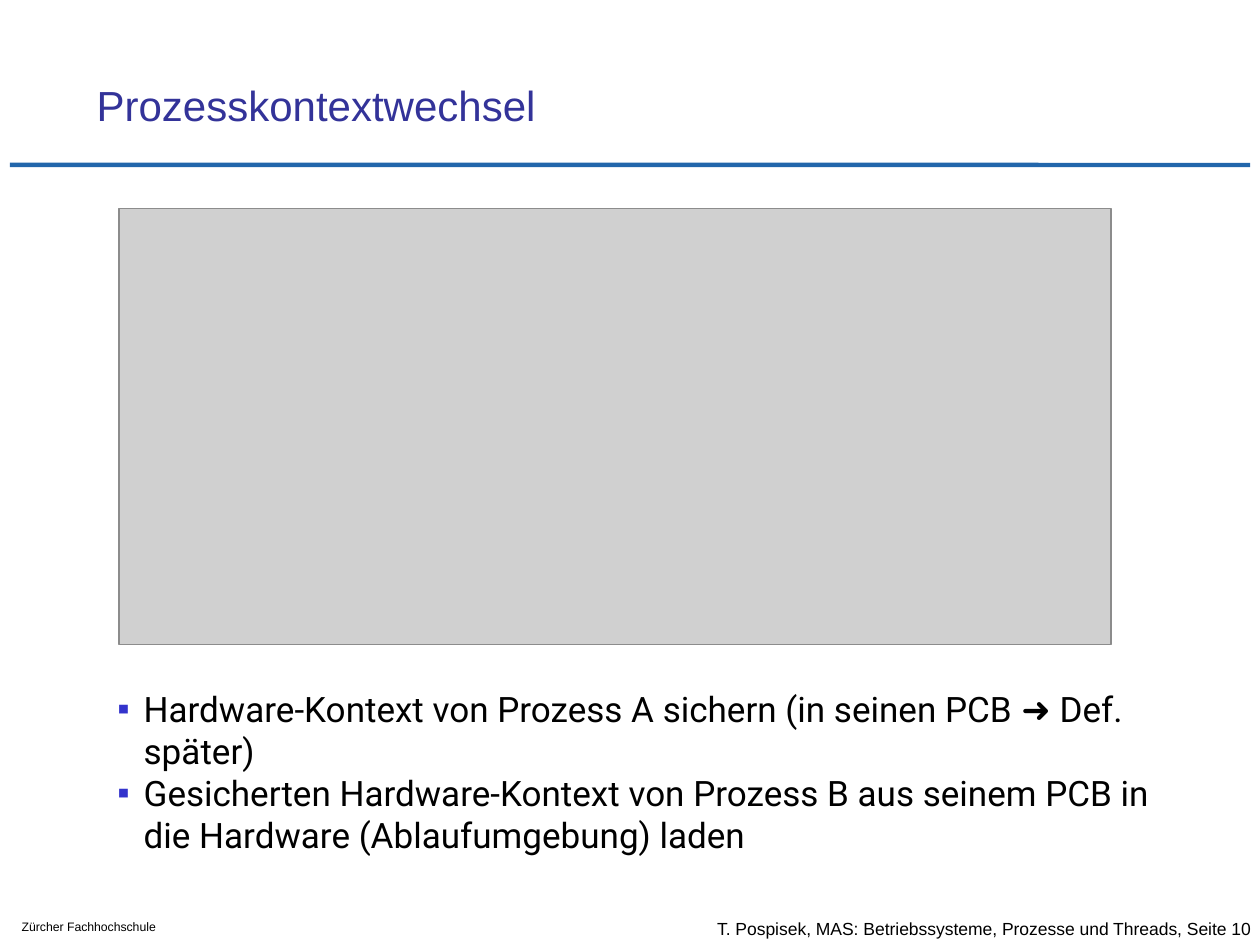
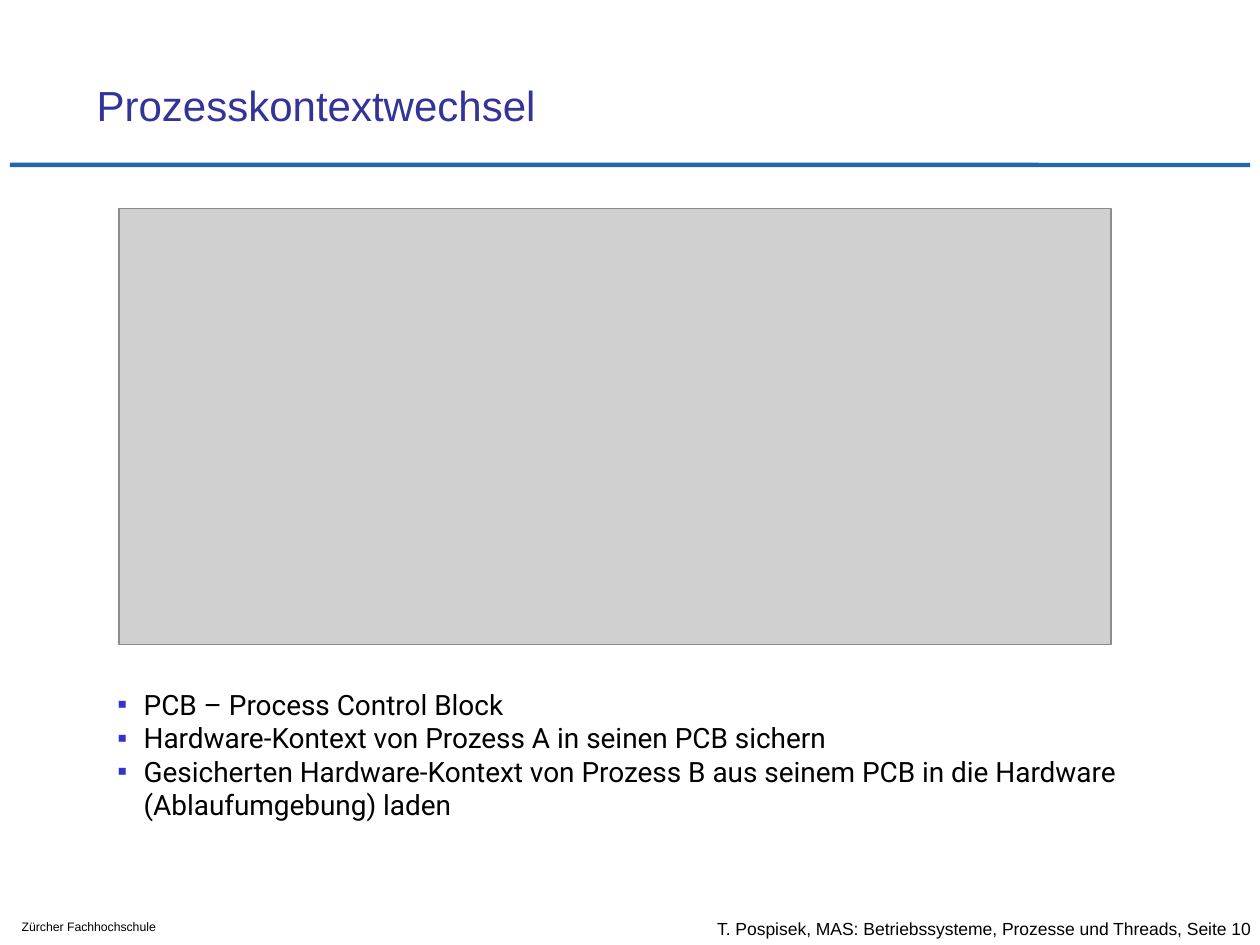
Before and after one commit to tpo/betriebssysteme, a slide deck: slide 10 of 05-2_Prozesse_und_Threads.odp. Drawn at 1260x945 pixels with LibreOffice and Linux fonts; fonts in the diff are those of the drawing; grey boxes stand for pictures; background and template pictures are left out. Boxes give left, top, right and bottom in pixels: in the first picture for what was removed or moved away, otherwise in the second. Text is boxed around its words. In the diff, an @@ line names an element or a change of style, - is before the commit and + after.

```diff
--- a/05-2_Prozesse_und_Threads.odp
+++ b/05-2_Prozesse_und_Threads.odp
@@ text at box(144, 694, 826, 749): text changed; size 20 to 16 pt @@
-▪ Hardware-Kontext von Prozess A sichern (in seinen PCB ➜ Def. später)
+▪ PCB – Process Control Block
+▪ Hardware-Kontext von Prozess A in seinen PCB sichern
@@ text at box(144, 761, 1115, 821): size 20 to 16 pt in "Gesicherten Hardware-Kontext von Prozess B aus seinem ..." @@
```
Also in this commit, not shown: 4 other slides changed, 2 other files.
